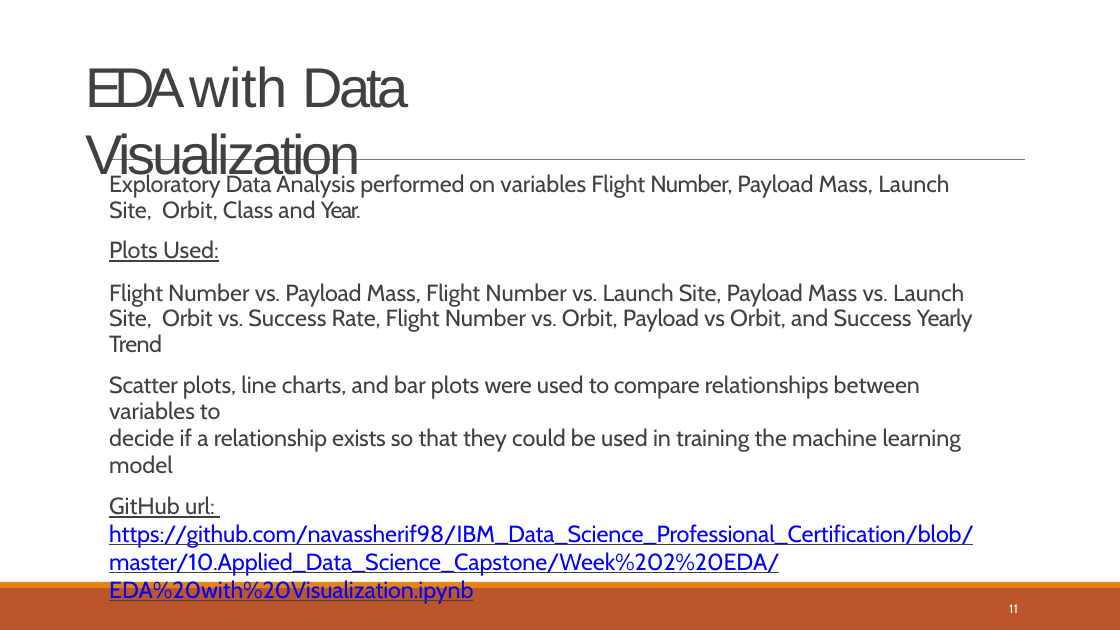
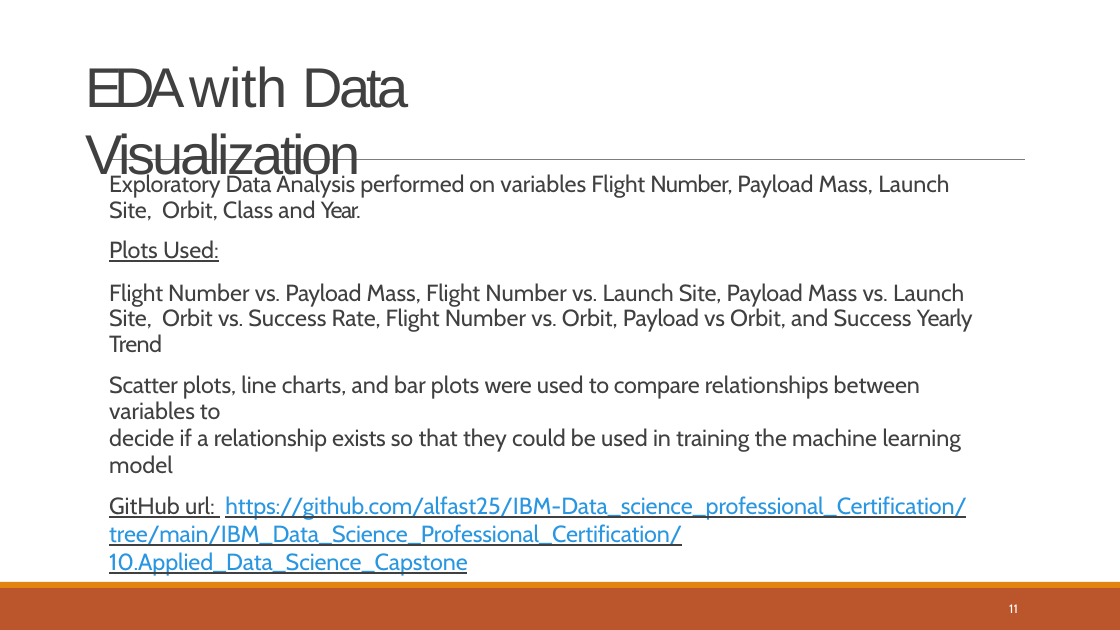
Before and after one commit to alfast25/IBM-Data_science_professional_Certification, a slide deck: slide 11 of IBM_Data_Science_Professional_Certification/10.Applied_Data_Science_Capstone/Week 5 Present Your Data-Driven Insights/Data Science Journey.pptx. Drawn at 1120x630 pixels with LibreOffice and Linux fonts; fonts in the diff are those of the drawing. Boxes give left, top, right and bottom in pixels: in the first picture for what was removed or moved away, otherwise in the second. Text is boxed around its words. In the diff, an @@ line names an element or a change of style, - is before the commit and + after.

```diff
--- a/IBM_Data_Science_Professional_Certification/10.Applied_Data_Science_Capstone/Week 5 Present Your Data-Driven Insights/Data Science Journey.pptx
+++ b/IBM_Data_Science_Professional_Certification/10.Applied_Data_Science_Capstone/Week 5 Present Your Data-Driven Insights/Data Science Journey.pptx
@@ text at box(109, 496, 967, 576): text changed; text colour #0000FF to #2996E1 @@
-GitHub url: https://github.com/navassherif98/IBM_Data_Science_Professional_Certification/blob/master/10.Applied_Data_Science_Capstone/Week%202%20EDA/EDA%20with%20Visualization.ipynb
+GitHub url: https://github.com/alfast25/IBM-Data_science_professional_Certification/tree/main/IBM_Data_Science_Professional_Certification/10.Applied_Data_Science_Capstone
```
Also in this commit, not shown: 9 other slides changed.
